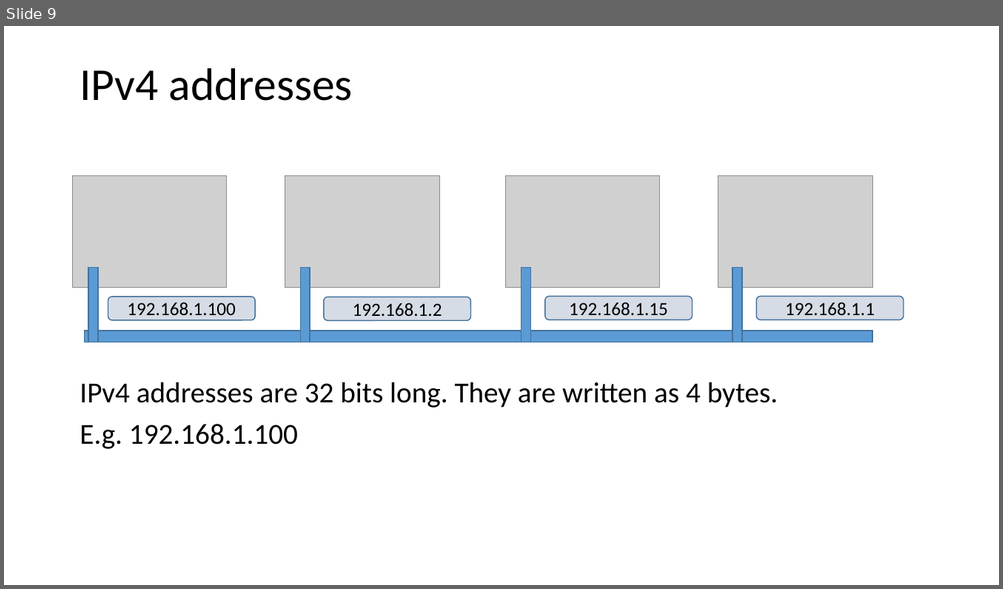
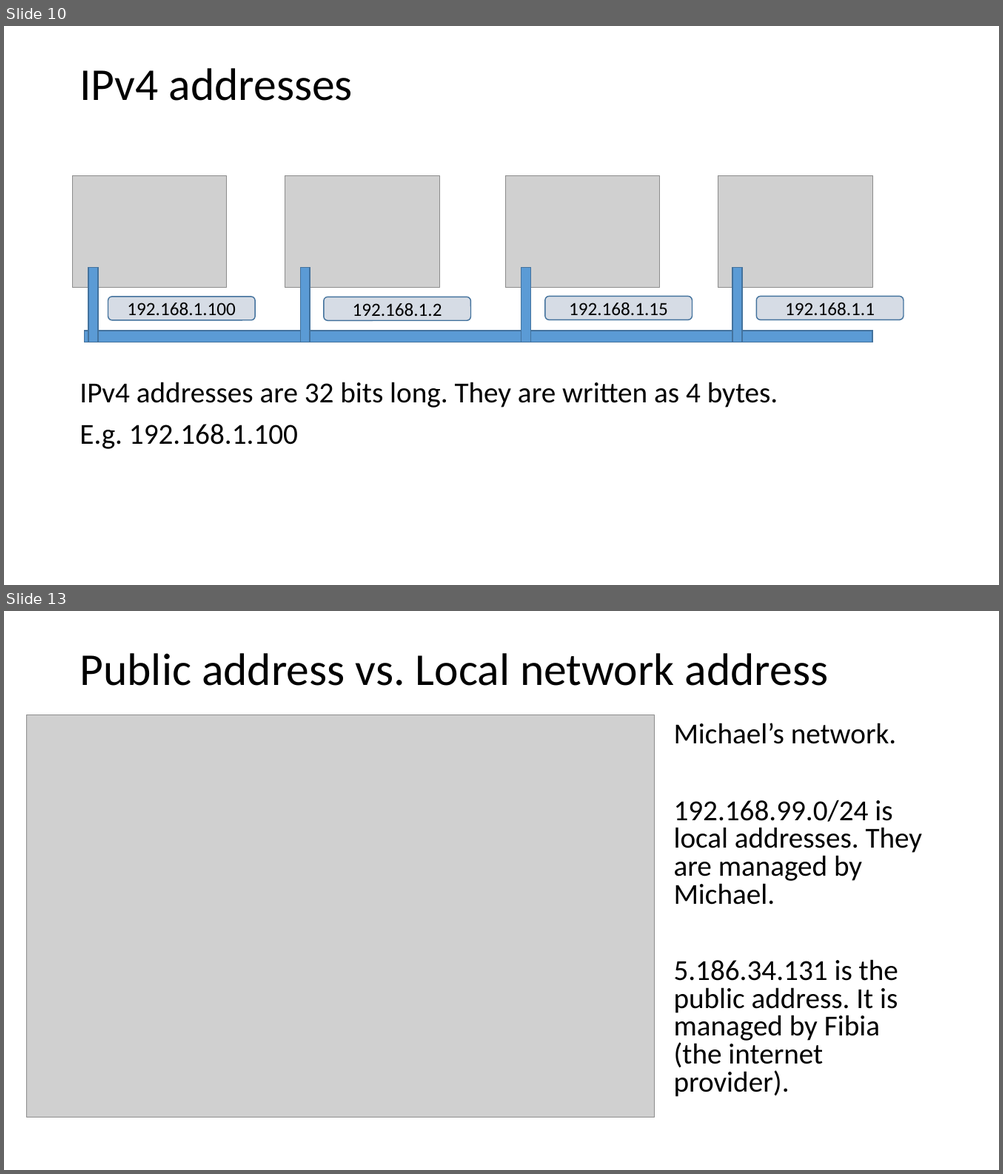
Before and after one commit to codesmurf/st3its3_teaching, a slide deck: 07 Networks/Networks.pptx. Shown one above the other, each under a label of ours: slide 9 before the commit, slides 10 and 13 after it; the slides between them are not shown. The pictures are 1003x589 and 1003x1174 pixels, drawn with LibreOffice and Linux fonts; fonts in the diff are those of the drawing; grey boxes stand for pictures. Boxes give left, top, right and bottom in pixels: in the first picture for what was removed or moved away, otherwise in the second. Text is boxed around its words. In the diff, an @@ line names an element or a change of style, - is before the commit and + after.

```diff
--- a/07 Networks/Networks.pptx
+++ b/07 Networks/Networks.pptx
@@ slide 13 added at (4,611,999,1170), background #FFFFFF @@
@@ title added at (79,653,828,686), 44 pt, text #000000 @@
+Public address vs. Local network address
@@ picture added at (26,715,654,1119) @@
@@ text added at (674,723,922,1097), 28 pt, text #000000 @@
+Michael’s network.
+192.168.99.0/24 is local addresses. They are managed by Michael.
+5.186.34.131 is the public address. It is managed by Fibia (the internet provider).
@@ what was slide 9 is now slide 10 @@
```
Also in this commit, not shown: 2 slides changed, 16 other slides added, 2 slides removed.
